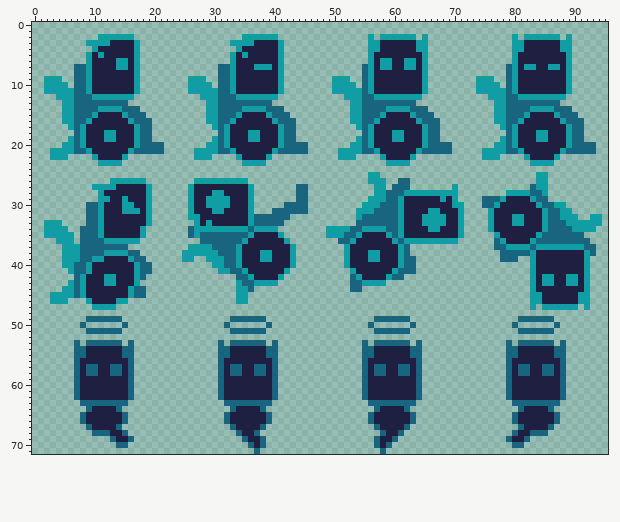
Sprite sheet -- project/assets/textures/player.png. The picture above is the old version.
The file is 96x72 pixels.
The same view after the edit:
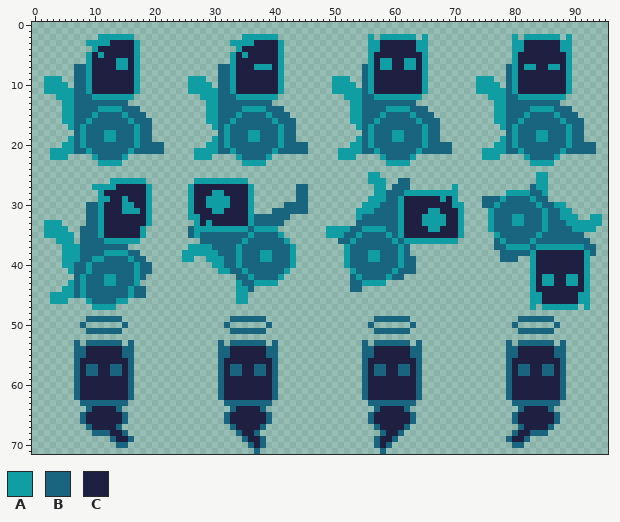
Palette (. is transparent): A #119da4  B #19647e  C #1f2041
What changed:
@@ x 0..95 @@
 14 .....AABBBBAAAABBB...........AABBBBAAAABBB...........AABBBBAAAABBB...........AABBBBAAAABBB......
-15 .....AABBBACCCCABBB..........AABBBACCCCABBB..........AABBBACCCCABBB..........AABBBACCCCABBB.....
-16 .....AABBACCCCCCABBB.........AABBACCCCCCABBB.........AABBACCCCCCABBB.........AABBACCCCCCABBB....
-17 ......ABACCCCCCCCABB..........ABACCCCCCCCABB..........ABACCCCCCCCABB..........ABACCCCCCCCABB....
-18 .......BACCCAACCCABB...........BACCCAACCCABB...........BACCCAACCCABB...........BACCCAACCCABB....
-19 ......ABACCCAACCCABB..........ABACCCAACCCABB..........ABACCCAACCCABB..........ABACCCAACCCABB....
-20 .....AABACCCCCCCCABBBB.......AABACCCCCCCCABBBB.......AABACCCCCCCCABBBB.......AABACCCCCCCCABBBB..
-21 ...AAAABBACCCCCCABBBBB.....AAAABBACCCCCCABBBBB.....AAAABBACCCCCCABBBBB.....AAAABBACCCCCCABBBBB..
-22 ...AAA....ACCCCA...........AAA....ACCCCA...........AAA....ACCCCA...........AAA....ACCCCA........
+15 .....AABBBABBBBABBB..........AABBBABBBBABBB..........AABBBABBBBABBB..........AABBBABBBBABBB.....
+16 .....AABBABBBBBBABBB.........AABBABBBBBBABBB.........AABBABBBBBBABBB.........AABBABBBBBBABBB....
+17 ......ABABBBBBBBBABB..........ABABBBBBBBBABB..........ABABBBBBBBBABB..........ABABBBBBBBBABB....
+18 .......BABBBAABBBABB...........BABBBAABBBABB...........BABBBAABBBABB...........BABBBAABBBABB....
+19 ......ABABBBAABBBABB..........ABABBBAABBBABB..........ABABBBAABBBABB..........ABABBBAABBBABB....
+20 .....AABABBBBBBBBABBBB.......AABABBBBBBBBABBBB.......AABABBBBBBBBABBBB.......AABABBBBBBBBABBBB..
+21 ...AAAABBABBBBBBABBBBB.....AAAABBABBBBBBABBBBB.....AAAABBABBBBBBABBBBB.....AAAABBABBBBBBABBBBB..
+22 ...AAA....ABBBBA...........AAA....ABBBBA...........AAA....ABBBBA...........AAA....ABBBBA........
 23 ...........AAAA....................AAAA....................AAAA....................AAAA.........
@@ x 0..95 @@
 28 ...........ACCCCCCCA......ACCCAACCCCA.......BB...........AABBBAAAAAAAAA........AAAABBA..........
-29 ...........AACCACCCA......ACCAAAACCCA.......BB..........AAABBACCCCCCACA....BBBACCCCABB..........
-30 .........BBACCCAACCA......ACCAAAACCCA.....BBBB.........AAABBBACCCCCCCCAA...BBACCCCCCABBAA.......
-31 .........BBACCCAAACA......ACCCAACCCCA...BBBBBB........AAABBBBACCCCAACCCA....ACCCCCCCCABBAA......
-32 .........BBACCCCCCCA......AACCCCCCCCABBBBBB...........ABBBBBBACCCAAAACCA....ACCCAACCCABBAAA..AA.
-33 ..AAA....BBACCCCCCCA.......ACACCCCCCABBBBB............BBBBBBBACCCAAAACCA....ACCCAACCCABBBAAAAAA.
-34 ..AAAA..BBBACCCCCCA.......BAAAAAAAAABAAAA........AAAABBAAAABBACCCCAACCCA....ACCCCCCCCABBBBAAAA..
-35 ..AAAAA.BBBACCCCCCA.......BABBBBBBBBACCCCA.......AAABBACCCCABACCCCCCCCCA.....ACCCCCCABBBBBBB....
-36 ....AAA.BBBBAAAAAA..........BBBBBBBACCCCCCA........BBACCCCCCABAAAAAAAAA......BACCCCABBBBBBBBB...
-37 .....AAABBBBBBBB..........AAAABBBBACCCCCCCCA........ACCCCCCCCAB..............BBAAAABAAAAAAAABB..
-38 .....AAABBBBAAAABB.......AAAAAABBBACCCAACCCA........ACCCAACCCAB...............BBBBBACCCCCCCCAB..
-39 .....AAABBAACCCCABB......AA..AAABBACCCAACCCA........ACCCAACCCABB..............BBB..ACCCCCCCCA...
-40 .....AABBACCCCCCCABB..........AABBACCCCCCCCA........ACCCCCCCCABB...................ACCCCCCCCA...
-41 ......ABBACCCCCCCABB...........AABBACCCCCCA..........ACCCCCCABBB...................ACCCCCCCCA...
-42 .......BACCCAACCCAB...............BBACCCCA...........BACCCCABB.....................ACAACCAACA...
-43 ......ABACCCAACCCA................ABBAAAA............BBAAAA........................ACAACCAACA...
-44 .....AABACCCCCCCABB...............AAB................BB............................ACCCCCCCCA...
-45 ...AAAABACCCCCCCABB...............AA...............................................AACCCCCCAA...
-46 ...AAA...ACCCCAA..................AA...............................................AACCCCCCAA...
+29 ...........AACCACCCA......ACCAAAACCCA.......BB..........AAABBACCCCCCACA....BBBABBBBABB..........
+30 .........BBACCCAACCA......ACCAAAACCCA.....BBBB.........AAABBBACCCCCCCCAA...BBABBBBBBABBAA.......
+31 .........BBACCCAAACA......ACCCAACCCCA...BBBBBB........AAABBBBACCCCAACCCA....ABBBBBBBBABBAA......
+32 .........BBACCCCCCCA......AACCCCCCCCABBBBBB...........ABBBBBBACCCAAAACCA....ABBBAABBBABBAAA..AA.
+33 ..AAA....BBACCCCCCCA.......ACACCCCCCABBBBB............BBBBBBBACCCAAAACCA....ABBBAABBBABBBAAAAAA.
+34 ..AAAA..BBBACCCCCCA.......BAAAAAAAAABAAAA........AAAABBAAAABBACCCCAACCCA....ABBBBBBBBABBBBAAAA..
+35 ..AAAAA.BBBACCCCCCA.......BABBBBBBBBABBBBA.......AAABBABBBBABACCCCCCCCCA.....ABBBBBBABBBBBBB....
+36 ....AAA.BBBBAAAAAA..........BBBBBBBABBBBBBA........BBABBBBBBABAAAAAAAAA......BABBBBABBBBBBBBB...
+37 .....AAABBBBBBBB..........AAAABBBBABBBBBBBBA........ABBBBBBBBAB..............BBAAAABAAAAAAAABB..
+38 .....AAABBBBAAAABB.......AAAAAABBBABBBAABBBA........ABBBAABBBAB...............BBBBBACCCCCCCCAB..
+39 .....AAABBAABBBBABB......AA..AAABBABBBAABBBA........ABBBAABBBABB..............BBB..ACCCCCCCCA...
+40 .....AABBABBBBBBBABB..........AABBABBBBBBBBA........ABBBBBBBBABB...................ACCCCCCCCA...
+41 ......ABBABBBBBBBABB...........AABBABBBBBBA..........ABBBBBBABBB...................ACCCCCCCCA...
+42 .......BABBBAABBBAB...............BBABBBBA...........BABBBBABB.....................ACAACCAACA...
+43 ......ABABBBAABBBA................ABBAAAA............BBAAAA........................ACAACCAACA...
+44 .....AABABBBBBBBABB...............AAB................BB............................ACCCCCCCCA...
+45 ...AAAABABBBBBBBABB...............AA...............................................AACCCCCCAA...
+46 ...AAA...ABBBBAA..................AA...............................................AACCCCCCAA...
 47 ..........AAAA.....................................................................A.AAAAAA.A...
